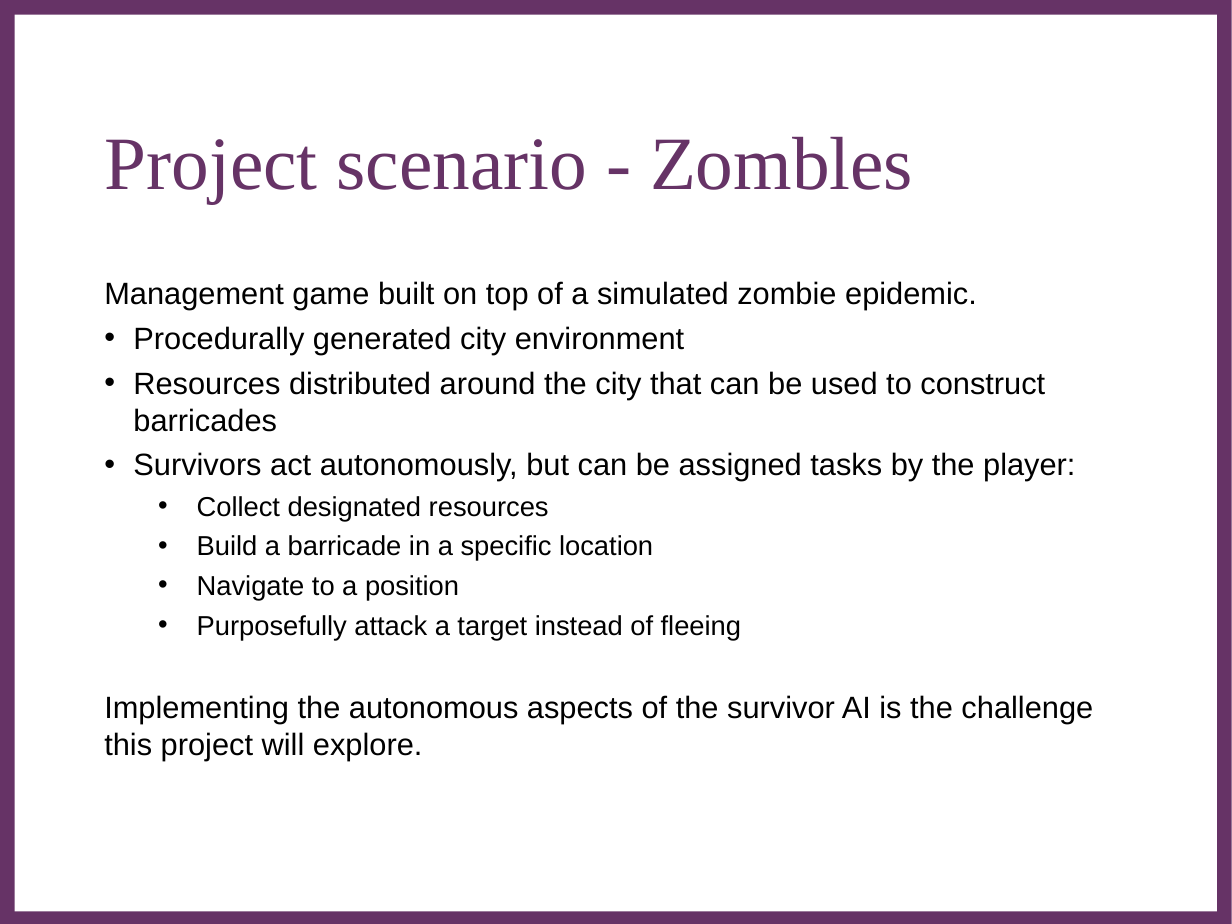
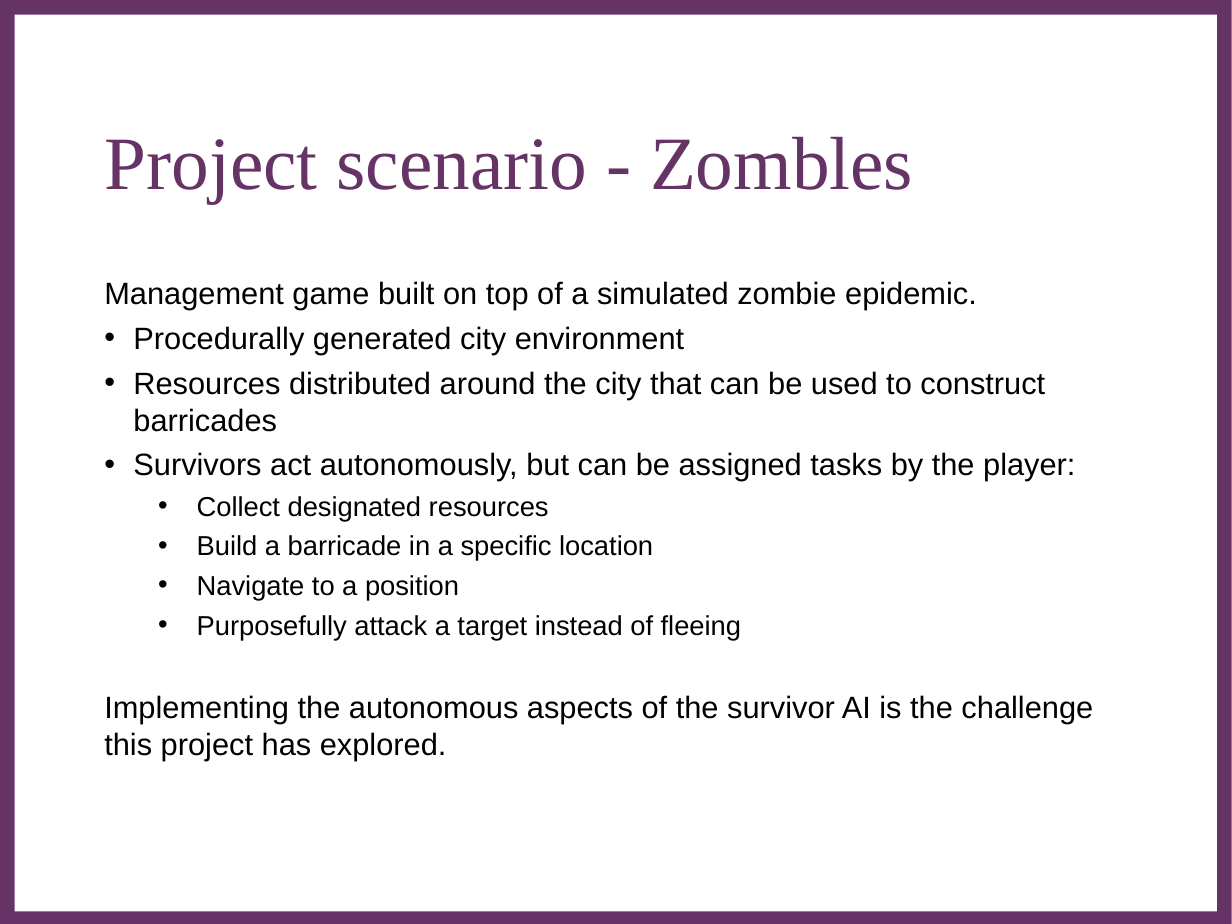
Before and after one commit to Metapyziks/Zombles, a slide deck: slide 4 of Documents/Presentation/zombles.ppt. Drawn at 1232x924 pixels with LibreOffice and Linux fonts; fonts in the diff are those of the drawing; background and template pictures are left out. Boxes give left, top, right and bottom in pixels: in the first picture for what was removed or moved away, otherwise in the second. Text is boxed around its words. In the diff, an @@ line names an element or a change of style, - is before the commit and + after.

```diff
--- a/Documents/Presentation/zombles.ppt
+++ b/Documents/Presentation/zombles.ppt
@@ text at [104, 695, 1093, 761]: text changed @@
-Implementing the autonomous aspects of the survivor AI is the challenge this project will explore.
+Implementing the autonomous aspects of the survivor AI is the challenge this project has explored.
```
Also in this commit, not shown: 4 other slides changed, 5 slides added, 5 slides removed.
